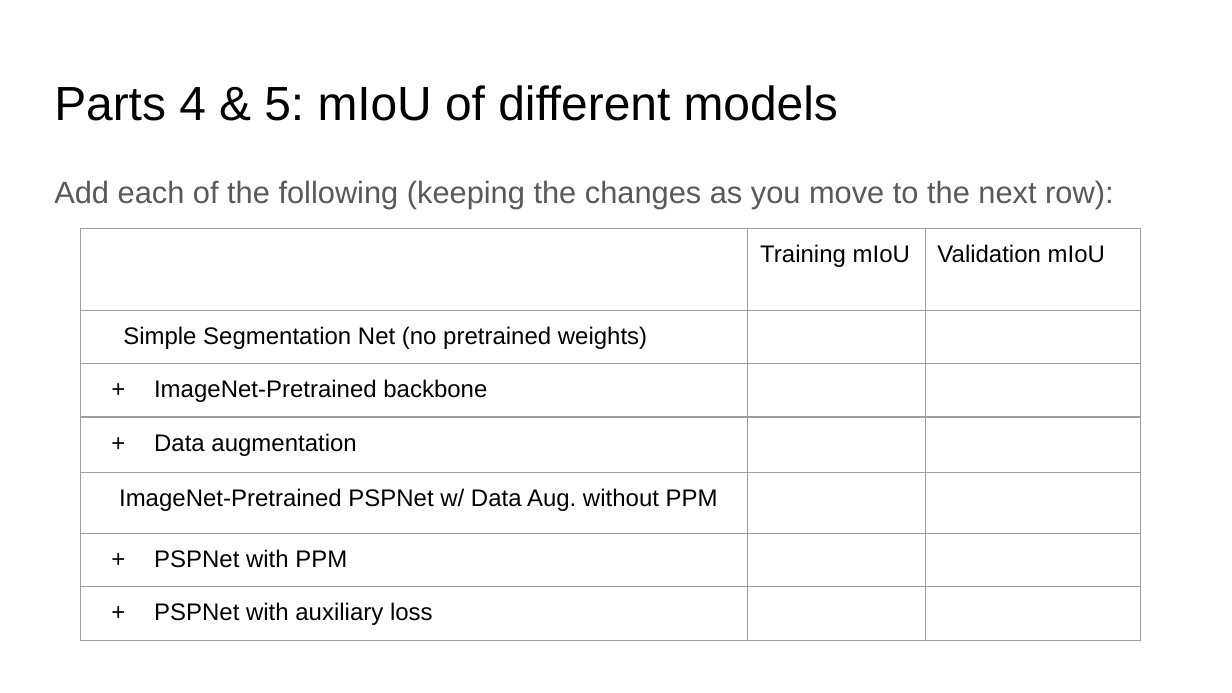
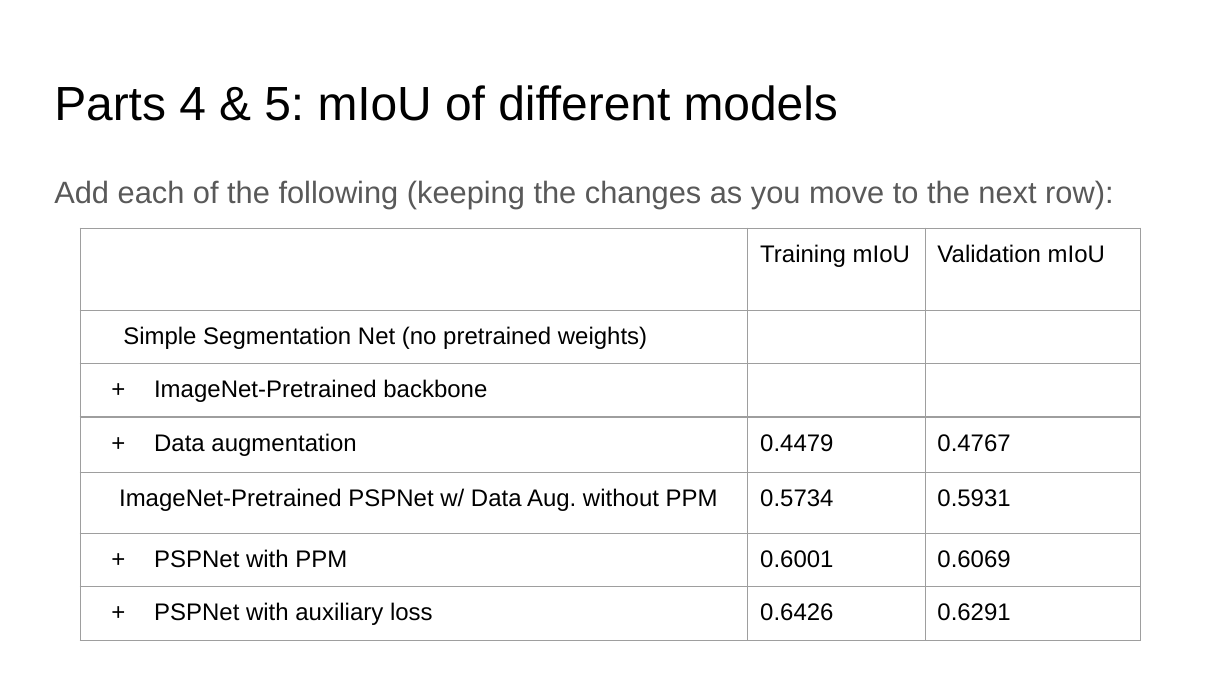
Before and after one commit to josh-ing/Semantic_Segmentation_project, a slide deck: slide 2 of proj5_report.pptx. Drawn at 1232x693 pixels with LibreOffice and Linux fonts; fonts in the diff are those of the drawing. Boxes give left, top, right and bottom in pixels: in the first picture for what was removed or moved away, otherwise in the second. Text is boxed around its words. In the diff, an @@ line names an element or a change of style, - is before the commit and + after.

```diff
--- a/proj5_report.pptx
+++ b/proj5_report.pptx
@@ table at (80, 228, 1141, 641) @@
-row 4, column 2: 
+row 4, column 2: 0.4479
-row 4, column 3: 
+row 4, column 3: 0.4767
-row 5, column 2: 
+row 5, column 2: 0.5734
-row 5, column 3: 
+row 5, column 3: 0.5931
-row 6, column 2: 
+row 6, column 2: 0.6001
-row 6, column 3: 
+row 6, column 3: 0.6069
-row 7, column 2: 
+row 7, column 2: 0.6426
-row 7, column 3: 
+row 7, column 3: 0.6291
```
Also in this commit, not shown: 3 other slides changed, 3 other files.
